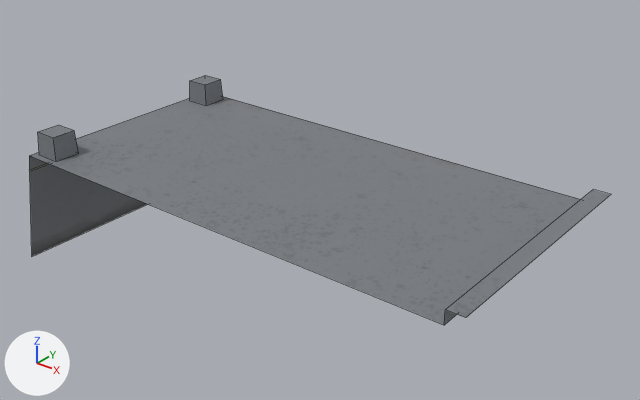
An edit to the FBX model Building Playful Worlds 2 Project/Assets/Models/SpaceStation/spaceStation_sidewalk_b.fbx, drawn before and after from the same camera.
Both versions are drawn from a 50 mm camera at (7.85, -9.34, 7.57) aimed at (0.05, 0.4, 1.52). Every picture has the same lights, and +X, +Y and +Z are marked at lower left. Mesh edges are drawn as thin lines.

The scene before the commit, as lines of its bpy script (objects in view):
```python
me_cube_001 = bpy.data.meshes.new('Cube.001')
me_cube_001.from_pydata(...)  # 24 vertices, 13 faces; spans x -4.0..4.0, y -2.0..2.0, z 2.0..2.39
me_cube_001.materials.append(mat_station_floor1)  # picture img_station_floor_a_png
me_cube_002 = bpy.data.meshes.new('Cube.002')
me_cube_002.from_pydata(...)  # 8 vertices, 3 faces; spans x -4.4..-4.0, y -2.0..2.0, z 0.0..2.0
me_cube_002.materials.append(mat_station_wall1)  # picture img_station_wall_a_png
ob_station_sidewalk_floor = bpy.data.objects.new('station_Sidewalk_Floor', me_cube_001)
ob_station_sidewalk_floor.location = (0.0, 0.0, 0.0)
ob_station_sidewalk_wall = bpy.data.objects.new('station_Sidewalk_Wall', me_cube_002)
ob_station_sidewalk_wall.location = (0.0, 0.0, 0.0)
```
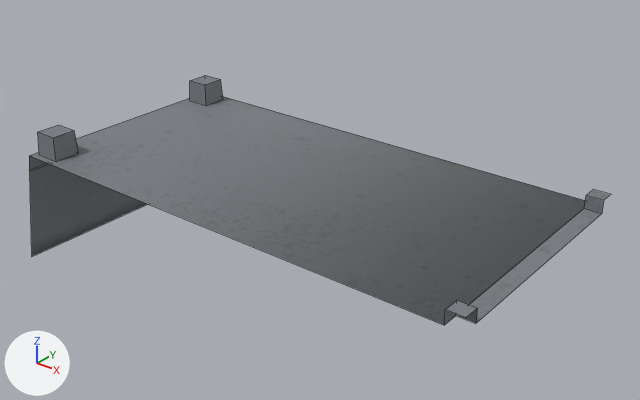
What differs and where, as boxes (x1, y1, x2, y2) in the pictures (640 x 400 px):
part 1 of me_cube_001, built on: (444, 190, 611, 325) in both

The change in detail:
me_cube_001 is used by ob_station_sidewalk_floor; location (0.0, 0.0, 0.0).
me_cube_001 had 24 vertices, 13 faces and spanned x -4.0..4.0, y -2.0..2.0, z 2.0..2.39.
me_cube_001 now has 32 vertices, 18 faces and spans x -4.0..4.0, y -2.0..2.0, z 2.0..2.39.
Part 1, on me_cube_001:
2 faces are deleted.
8 vertices are added at x 3.74..4.0, y -1.75..1.75, z 2.0..2.2.
7 new faces join them.
